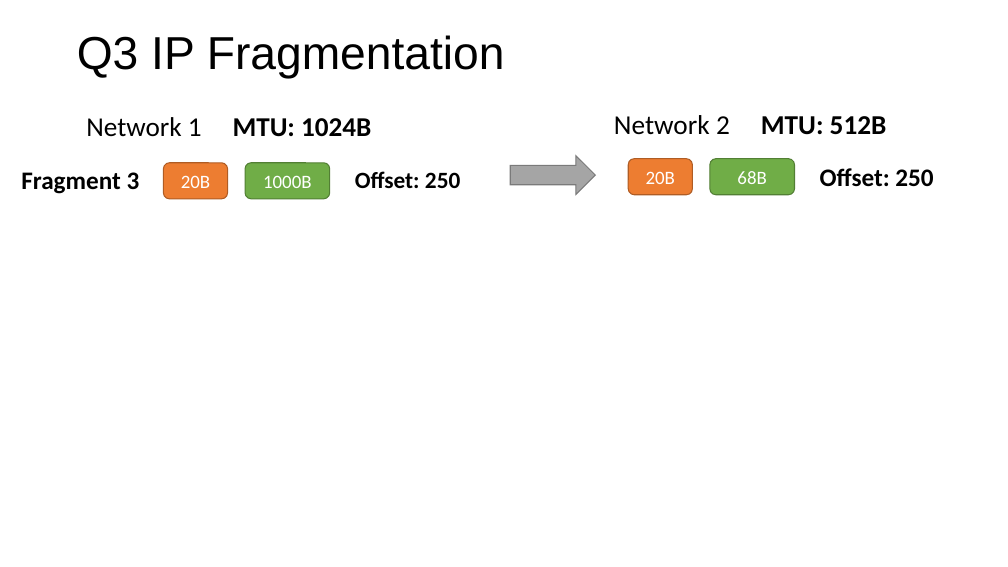
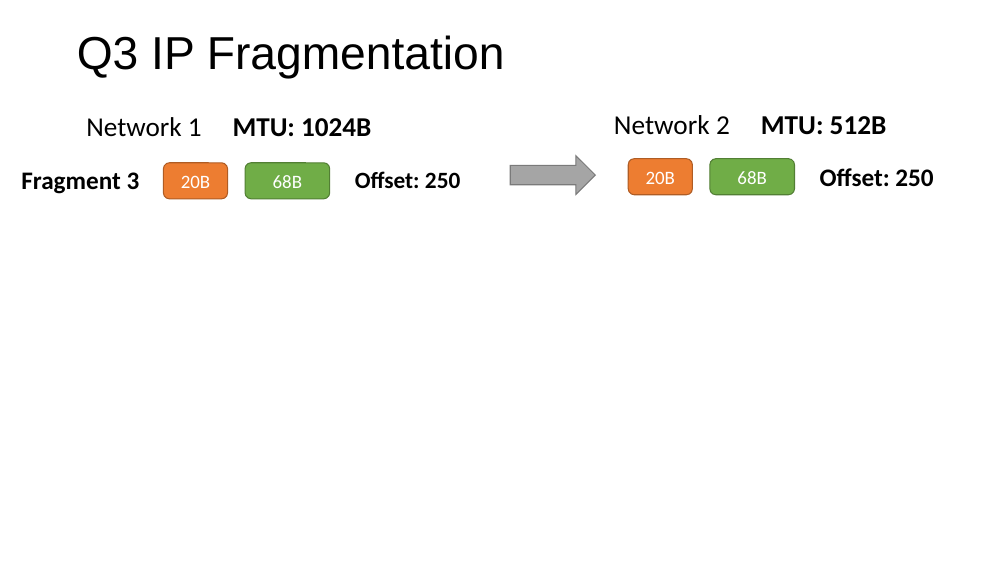
Before and after one commit to henryhxu/CSCI4430-ESTR4120, a slide deck: slide 9 of tutorial/T09/tut09.pptx. Drawn at 1008x567 pixels with LibreOffice and Linux fonts; fonts in the diff are those of the drawing. Boxes give left, top, right and bottom in pixels: in the first picture for what was removed or moved away, otherwise in the second. Text is boxed around its words. In the diff, an @@ line names an element or a change of style, - is before the commit and + after.

Commit message:
update

```diff
--- a/tutorial/T09/tut09.pptx
+++ b/tutorial/T09/tut09.pptx
@@ text in rounded rectangle at bbox=[273, 175, 302, 188]: text changed @@
-1000B
+68B
```
Also in this commit, not shown: 1 other slide changed.
